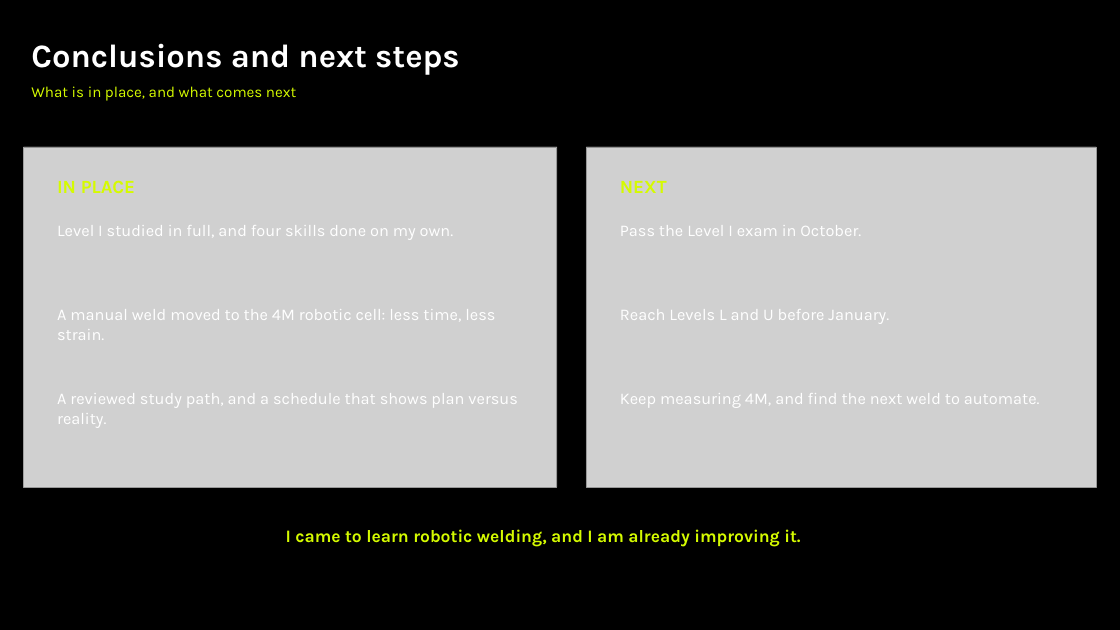
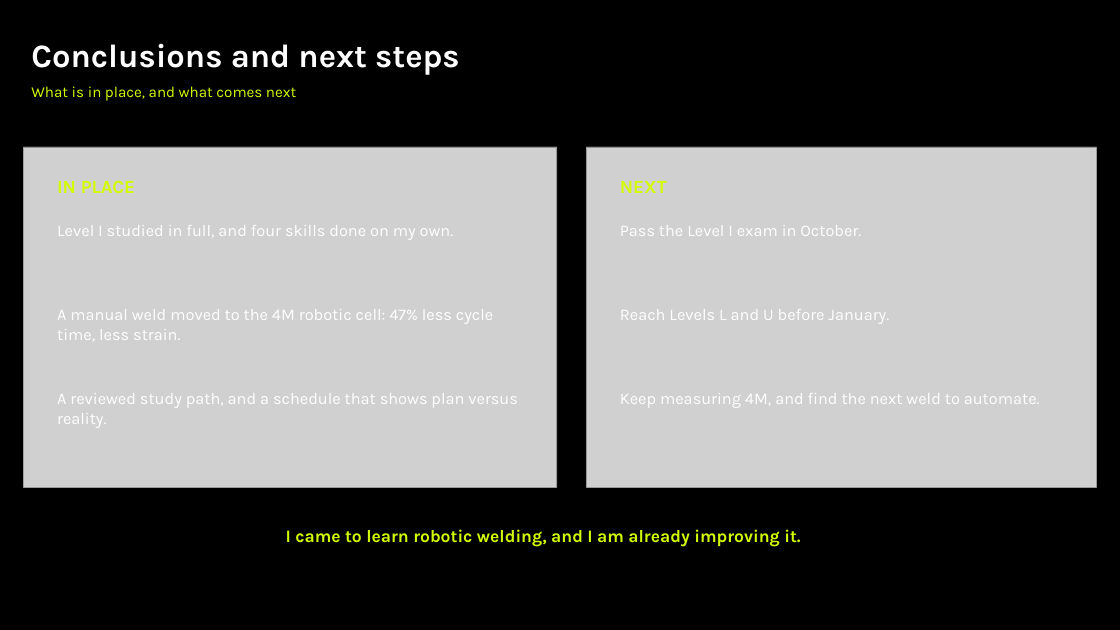
Before and after one commit to adaircarried/Claude-Design, a slide deck: slide 13 of presentations/Tenneco_Robotics_Setter_Diego_de_Leon.pptx (slide 14 before the commit). Drawn at 1120x630 pixels with LibreOffice and Linux fonts; fonts in the diff are those of the drawing; grey boxes stand for pictures; background and template pictures are left out. Boxes give left, top, right and bottom in pixels: in the first picture for what was removed or moved away, otherwise in the second. Text is boxed around its words. In the diff, an @@ line names an element or a change of style, - is before the commit and + after.

```diff
--- a/presentations/Tenneco_Robotics_Setter_Diego_de_Leon.pptx
+++ b/presentations/Tenneco_Robotics_Setter_Diego_de_Leon.pptx
@@ text at box(57, 309, 493, 340): text changed @@
-A manual weld moved to the 4M robotic cell: less time, less strain.
+A manual weld moved to the 4M robotic cell: 47% less cycle time, less strain.
```
Also in this commit, not shown: 3 other slides changed, 1 slide added, 2 slides removed, 3 other files.
